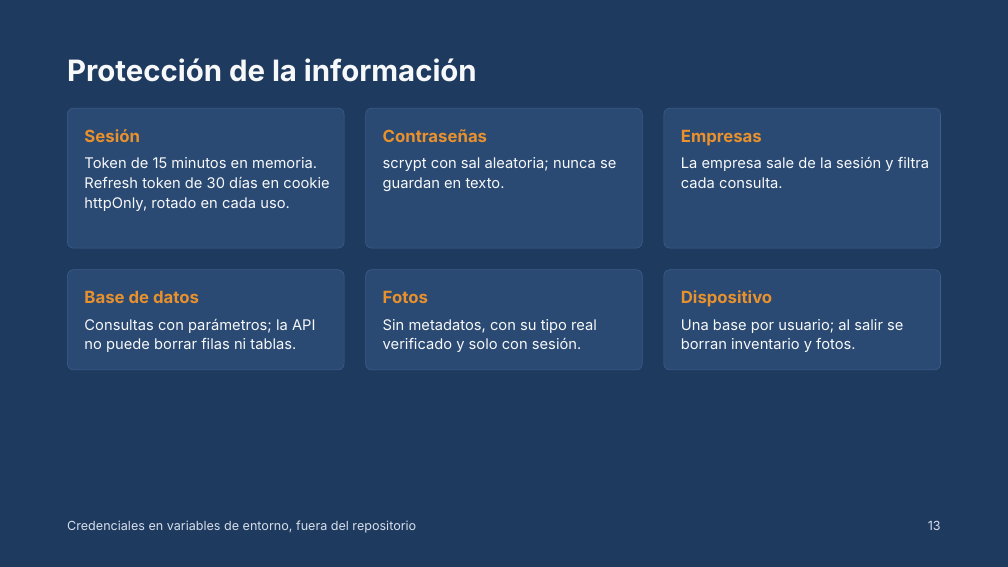
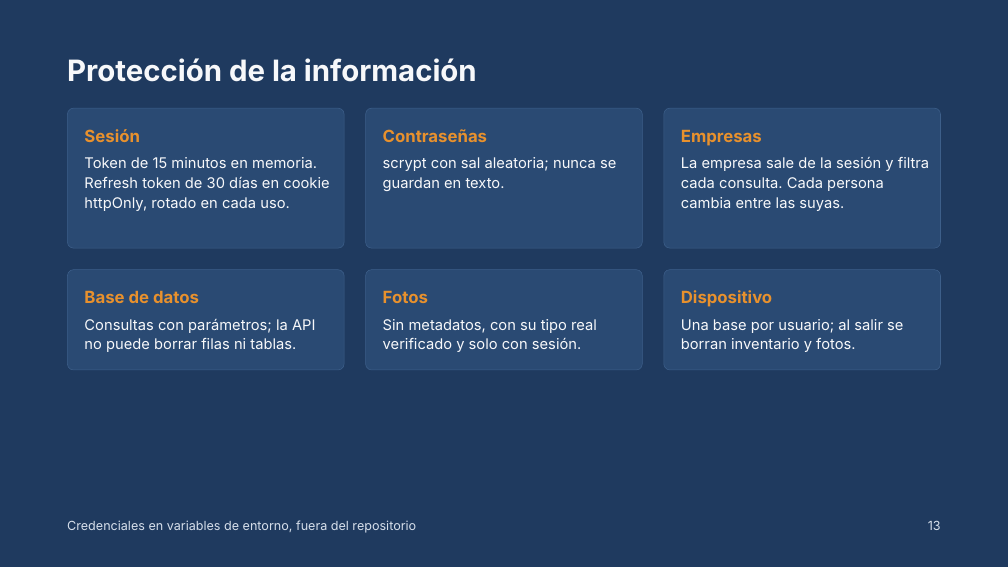
Before and after one commit to Jess4lxy/StockAlert-project, a slide deck: slide 13 of docs/proyecto-integrador/StockAlert Proyecto Integrador.pptx. Drawn at 1008x567 pixels with LibreOffice and Linux fonts; fonts in the diff are those of the drawing. Boxes give left, top, right and bottom in pixels: in the first picture for what was removed or moved away, otherwise in the second. Text is boxed around its words. In the diff, an @@ line names an element or a change of style, - is before the commit and + after.

Commit message:
feat: usuarios en varias empresas y sesión estable al recargar
  - Tabla usuarios_empresas con rol y acceso por empresa (migración 003)
  - Agregar un correo con cuenta lo suma a la empresa; POST /auth/empresa
  - Selector de empresa e inventario sin conexión separado por empresa
  - El refresh token se acepta 30 s tras su primer uso: recargar ya no cierra la sesión
  - Swagger 2.3.0, documentos y presentación actualizados

```diff
--- a/docs/proyecto-integrador/StockAlert Proyecto Integrador.pptx
+++ b/docs/proyecto-integrador/StockAlert Proyecto Integrador.pptx
@@ text at box(681, 157, 929, 211): text changed @@
-La empresa sale de la sesión y filtra cada consulta.
+La empresa sale de la sesión y filtra cada consulta. Cada persona cambia entre las suyas.
```
Also in this commit, not shown: 5 other slides changed, 27 other files.
